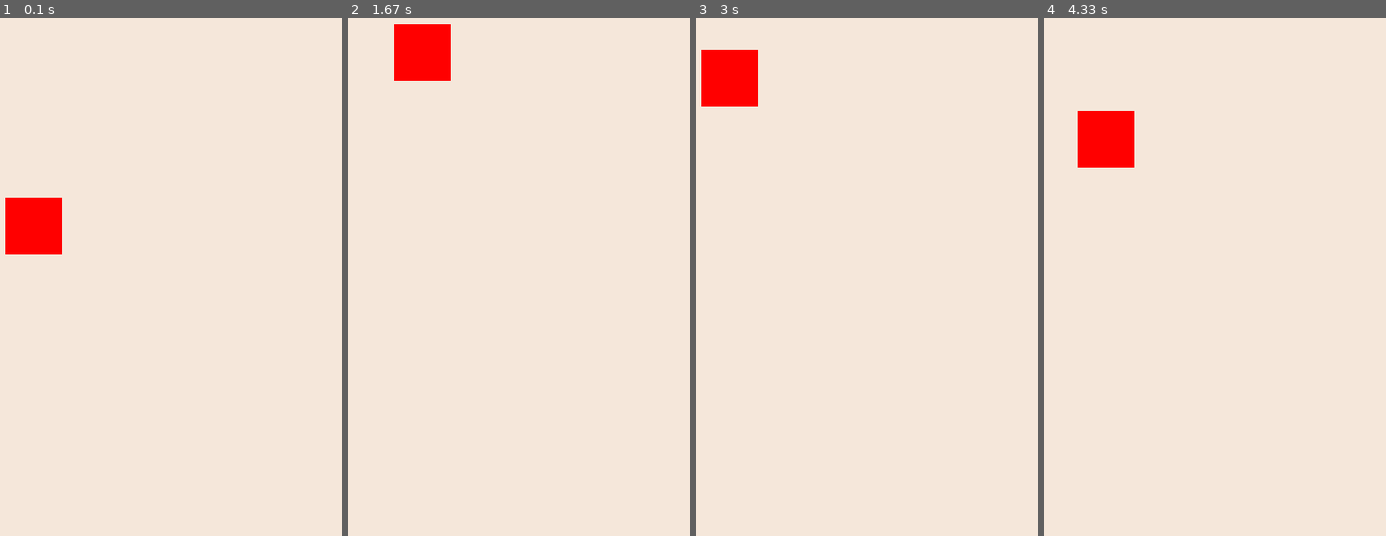
Above: before the commit, frames 1-4 (left to right).
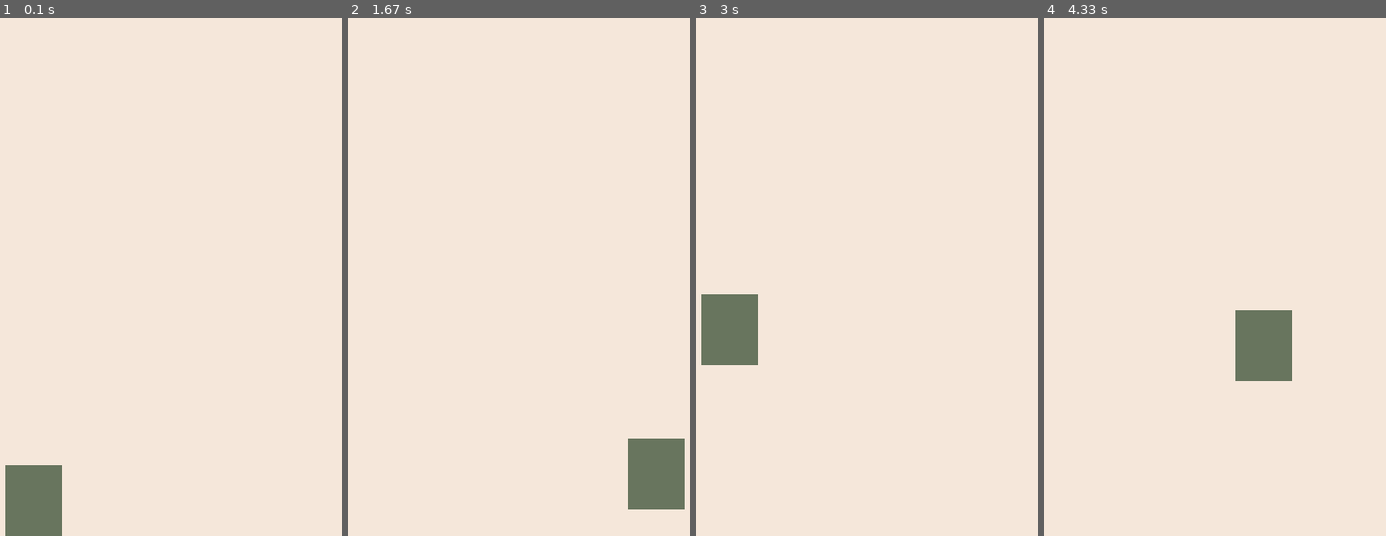
Above: after the commit, the same moments.

Repository: CigBungus/CS-AL
Game: pygame game, started from Computer Science/ms nethercote/unofficial-NEA/bugsjump.py
The game is run twice, just before and just after one commit, with the same random seed, the same clock (stepped at 60 frames per second) and the same inputs.
Inputs:
- Up to frame 1 (0.1 s): no input
- Up to frame 2 (1.67 s): hold D 0.33-0.8 s; hold W 0.83-1.13 s; tap Space at 0.9, 1.23, 1.53 s; hold D 1.17-1.63 s
- Up to frame 3 (3 s): hold A 1.67-2.2 s; tap Space at 1.73, 2.03, 2.3, 2.63, 2.93 s; hold S 2.23-2.53 s; hold A 2.57-2.97 s
- Up to frame 4 (4.33 s): hold W 3-3.37 s; tap Space at 3.07, 3.47, 3.77, 4.13 s; hold D 3.4-4.03 s; hold S from 4.07 s (still down)

The runs differ from the first frame. In frame 1, 4.1% of the frame differs, in the area x 1-19%, y 34-100%; in frame 2, 4.1%; in frame 3, 4.1%; in frame 4, 4.1%.

Commit message:
Update bugsjump.py

Diff:
--- a/Computer Science/ms nethercote/unofficial-NEA/bugsjump.py
+++ b/Computer Science/ms nethercote/unofficial-NEA/bugsjump.py
@@ -14,11 +14,11 @@
 
 
 width = 64
-height = 64
+height = 80
 x = (SCREEN_WIDTH/2)-(width/2)
-y = (SCREEN_HEIGHT/2)-(height/2)
+y = SCREEN_HEIGHT-height
 
-vel = 0.5
+vel = 10
 
 isJump = False
 jumpCount = 10
@@ -28,7 +28,7 @@
 
 
 while run:
-    pygame.time.delay(10)
+    pygame.time.delay(30)
 
     for event in pygame.event.get():
         if event.type == pygame.QUIT:
@@ -59,7 +59,7 @@
             jumpCount = 10
 
     win.fill((245, 231, 218))
-    pygame.draw.rect(win, (255, 0, 0), (x, y, width, height))
+    pygame.draw.rect(win, (104, 117, 94), (x, y, width, height))
     pygame.display.update()
 
 pygame.quit()
